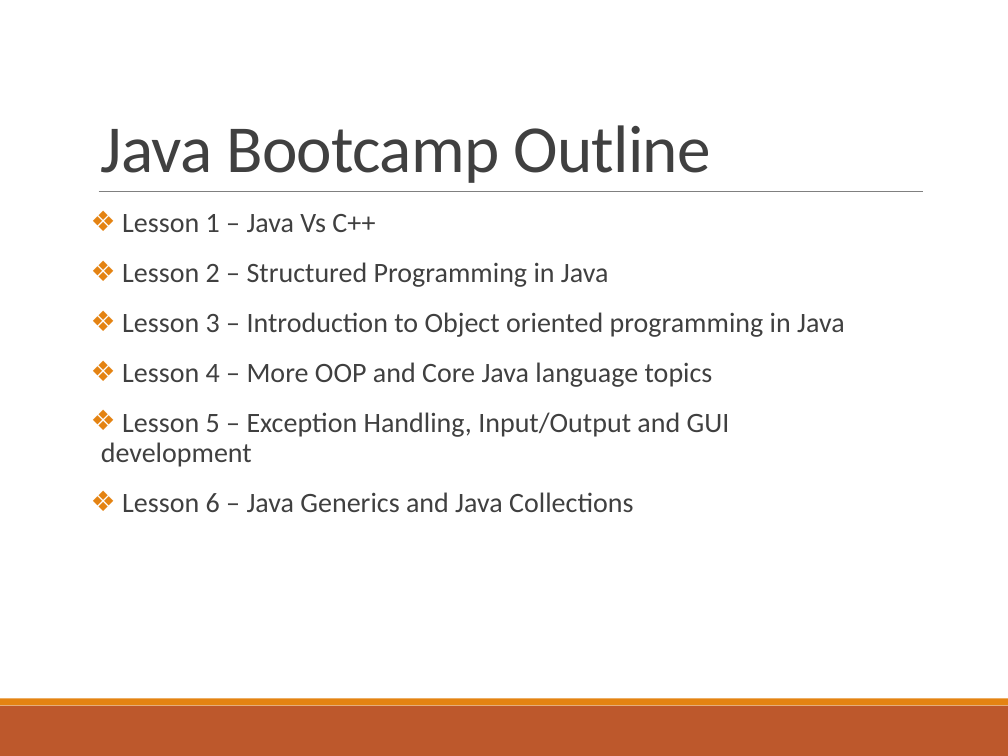
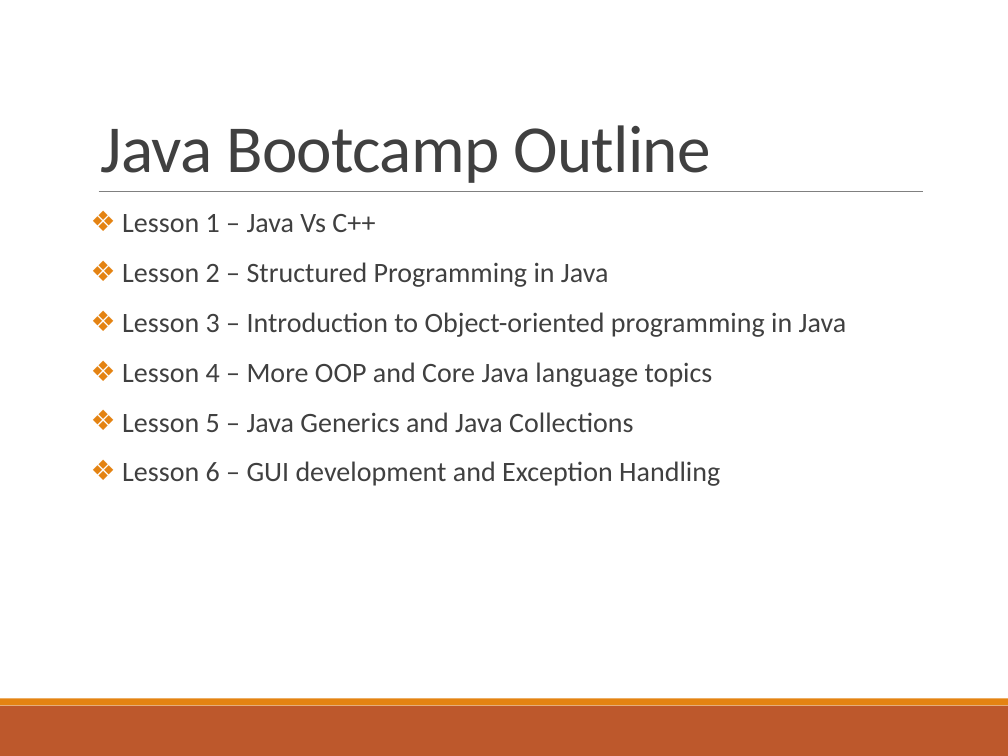
Before and after one commit to deeperj/dillinger, a slide deck: slide 2 of thesis/ukapp2/wqu_isc/sofware_design/Lesson 1 - Java.pptx. Drawn at 1008x756 pixels with LibreOffice and Linux fonts; fonts in the diff are those of the drawing. Boxes give left, top, right and bottom in pixels: in the first picture for what was removed or moved away, otherwise in the second. Text is boxed around its words. In the diff, an @@ line names an element or a change of style, - is before the commit and + after.

Commit message:
java08

```diff
--- a/thesis/ukapp2/wqu_isc/sofware_design/Lesson 1 - Java.pptx
+++ b/thesis/ukapp2/wqu_isc/sofware_design/Lesson 1 - Java.pptx
@@ text at bbox=[122, 312, 847, 337]: text changed @@
-❖ Lesson 3 – Introduction to Object oriented programming in Java
+❖ Lesson 3 – Introduction to Object-oriented programming in Java
@@ text at bbox=[122, 412, 720, 486]: text changed @@
-❖ Lesson 5 – Exception Handling, Input/Output and GUI development
-❖ Lesson 6 – Java Generics and Java Collections
+❖ Lesson 5 – Java Generics and Java Collections
+❖ Lesson 6 – GUI development and Exception Handling
```
Also in this commit, not shown: 2 other slides changed, 5 other files.
